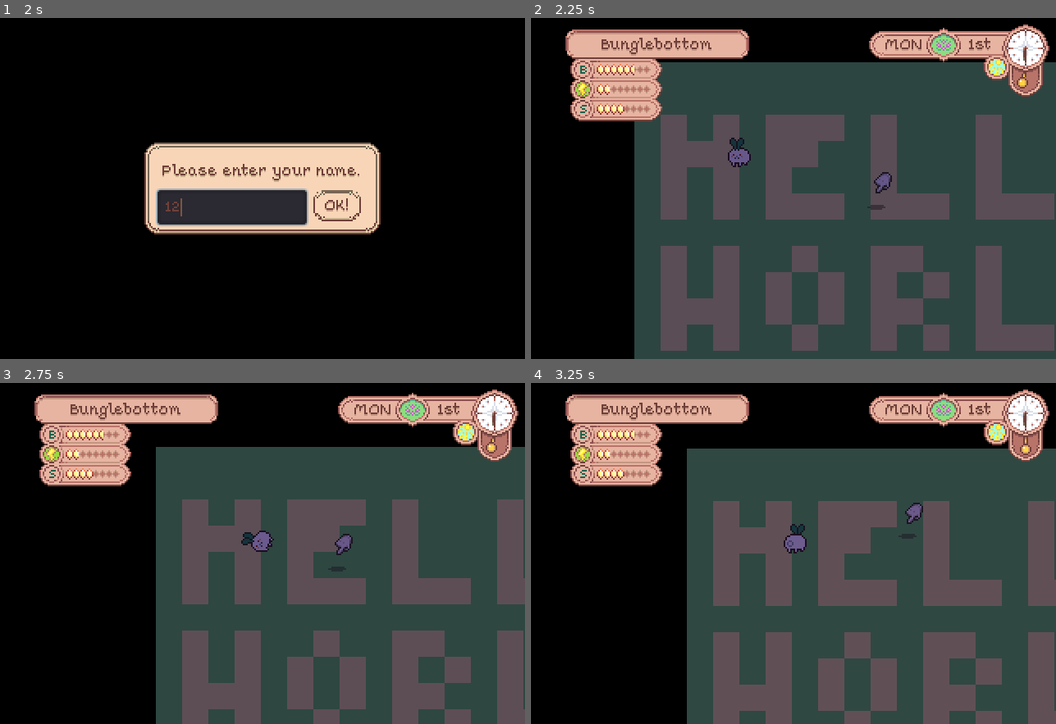
Above: before the commit, frames 1-4 (two rows, left to right).
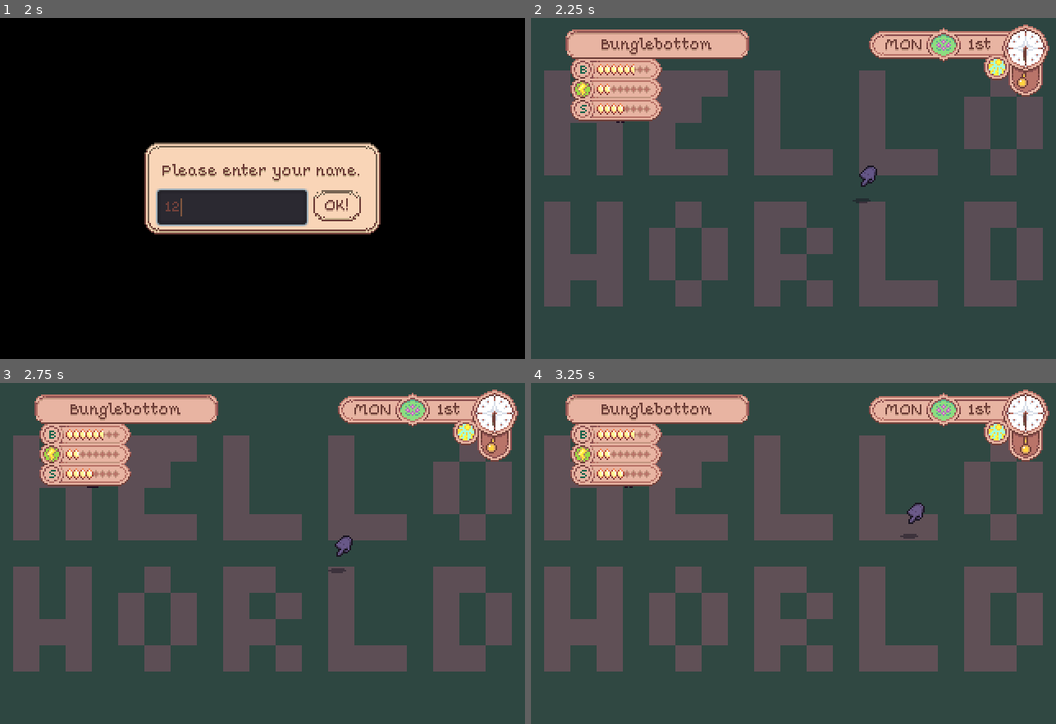
Above: after the commit, the same moments.

Repository: sand-bird/menagerie
Game: Godot game, scene res://system/game.tscn
Same seed, same stepped clock (60 frames per second), same inputs: the game is played once before the commit and once after it.
Inputs (mouse positions are in pixels of both pictures, inside the frame that each line leads up to):
- Up to frame 1 (2 s): click "New Game" at 0.5 s; click (231, 208) at 1.27 s; type "12" at 1.35 s
- Up to frame 2 (2.25 s): click "OK!" at 2 s
- Up to frame 3 (2.75 s): no input
- Up to frame 4 (3.25 s): tap Enter at 2.75 s; move the mouse to (909, 536) at 2.77 s; hold Right (ui_right) from 2.78 s (still down); click (909, 536) at 2.92 s

Frame 1 is identical in both runs. In frame 2, 51% of the frame differs, in the area x 0-100%, y 0-100%; in frame 3, 60%; in frame 4, 60%.
Error in both runs: Invalid get index 'schemas' (on base: 'Dictionary'). (res://system/data.gd:44)

Commit message:
fix cursor sticking for moving entities

Diff:
--- a/game/garden/cursor.gd
+++ b/game/garden/cursor.gd
@@ -15,7 +15,13 @@
 const DEFAULT_HAND_HEIGHT = 16
 const VERTICAL_HAND_OFFSET = 8
 var hand_height = DEFAULT_HAND_HEIGHT
-var curr_body
+
+# holds a pointer to the entity the cursor is currently stuck to, if one exists
+var curr_body = null
+# time in seconds to wait since the mouse was last moved before we warp the
+# mouse cursor on top of the entity it's stuck to (if one exists). we do this
+# to keep the cursor stuck to a moving monster until the player moves it away.
+const MOUSE_FOLLOW_DELAY = 0.1
 
 # for lerping the cursor graphic
 var graphic_dest = Vector2()
@@ -24,19 +30,21 @@
 # var is_enabled = true
 
 # --------------------------------------------------------------------------- #
+
 func _ready():
 	$anim.play("cursor_bob")
 	connect("item_rect_changed", self, "reset_anim")
 	$stick_area.connect("body_entered", self, "stick")
 	$unstick_area.connect("body_exited", self, "unstick")
-	# Input.set_mouse_mode(Input.MOUSE_MODE_HIDDEN)
 	set_process(true)
 
 # --------------------------------------------------------------------------- #
+
 func reset_anim():
 	$anim.seek(0)
 
 # --------------------------------------------------------------------------- #
+
 func _notification(n):
 	if n == NOTIFICATION_UNPAUSED:
 		Input.set_mouse_mode(Input.MOUSE_MODE_HIDDEN)
@@ -44,11 +52,10 @@
 		Input.set_mouse_mode(Input.MOUSE_MODE_VISIBLE)
 
 # --------------------------------------------------------------------------- #
+
 func stick(body):
 	if (curr_body and curr_body != body): unstick(curr_body)
 	curr_body = body
-	# var sprite_size = body.get_node("sprite").texture.get_size()
-	graphic_dest = body.position
 	var shape_node = body.get_node('shape')
 	if shape_node:
 		var sprite_size = shape_node.shape.radius * 2
@@ -56,6 +63,7 @@
 		Dispatcher.emit_signal("entity_highlighted", body)
 
 # --------------------------------------------------------------------------- #
+
 func unstick(body):
 	if body == curr_body:
 		hand_height = DEFAULT_HAND_HEIGHT
@@ -63,12 +71,34 @@
 		Dispatcher.emit_signal("entity_unhighlighted", body)
 
 # --------------------------------------------------------------------------- #
-#warning-ignore:unused_argument
+
+var last_mouse_speed = Vector2()
+var time_since_mouse_moved = 0.0
+
+func measure_mouse_movement(delta):
+	var current_mouse_speed = Input.get_last_mouse_speed()
+	if current_mouse_speed != last_mouse_speed:
+		last_mouse_speed = current_mouse_speed
+		time_since_mouse_moved = 0.0
+	else:
+		time_since_mouse_moved += delta
+
+# --------------------------------------------------------------------------- #
+
 func _process(delta):
-	$stick_area.position = get_global_mouse_position()
+	measure_mouse_movement(delta)
+	# decide whether to follow a highlighted entity. if player has moved the
+	# mouse recently, then stop following so we don't get stuck.
+	if curr_body and time_since_mouse_moved > MOUSE_FOLLOW_DELAY:
+		get_parent().set_mouse_position(curr_body.position)
+		# get_global_mouse_position doesn't update until the player moves the
+		# mouse manually, so we have to set this separately
+		$stick_area.position = curr_body.position
+	else:
+		$stick_area.position = get_local_mouse_position()
 
 	$unstick_area.position = $stick_area.position
-	graphic_dest = $stick_area.position
+	graphic_dest = curr_body.position if curr_body else $stick_area.position
 
 	var new_graphic_pos = Utils.vlerp(
 			$graphic.rect_position, graphic_dest, lerp_val).round()
--- a/game/garden/cursor.tscn
+++ b/game/garden/cursor.tscn
@@ -44,17 +44,20 @@
 
 [node name="cursor" type="Control"]
 script = ExtResource( 1 )
+__meta__ = {
+"_edit_use_anchors_": false
+}
 
-[node name="graphic" type="Container" parent="."]
+[node name="graphic" type="Control" parent="."]
 
-[node name="hand_anchor" type="Container" parent="graphic"]
+[node name="hand_anchor" type="Control" parent="graphic"]
 
 [node name="Sprite" type="Sprite" parent="graphic/hand_anchor"]
 z_index = 999
 z_as_relative = false
 texture = ExtResource( 2 )
 
-[node name="shadow_anchor" type="Container" parent="graphic"]
+[node name="shadow_anchor" type="Control" parent="graphic"]
 
 [node name="shadow" type="Sprite" parent="graphic/shadow_anchor"]
 texture = ExtResource( 3 )
--- a/game/garden/garden.gd
+++ b/game/garden/garden.gd
@@ -17,6 +17,7 @@
 	Dispatcher.connect("entity_highlighted", self, "highlight")
 	Dispatcher.connect("entity_unhighlighted", self, "unhighlight")
 
+# added to test pathing, camera sticking, etc. todo: remove someday
 var test_mon
 
 func init(data):
@@ -24,15 +25,31 @@
 	deserialize(data)
 	Time.start()
 	if !monsters.empty(): test_mon = monsters[monsters.keys().front()]
-	$camera.stick_target = test_mon
+	# camera.stick_target = test_mon
 
 func _input(e):
 	if e is InputEventMouseButton and e.is_pressed() and test_mon:
 		$nav.calc_path(test_mon.get_position(), get_global_mouse_position())
 		test_mon.current_action = Action.Walk.new(test_mon, get_global_mouse_position())
 
+# --------------------------------------------------------------------------- #
+
 func calc_path(start, end):
 	return $nav.calc_path(start, end)
+
+# --------------------------------------------------------------------------- #
+
+# takes a position relative to the garden and moves the mouse there.
+# warp_mouse expects a position relative to the screen, so we convert between
+# the two with get_camera_position, which returns the difference.
+func set_mouse_position(mouse_pos):
+	var new_mouse_pos = mouse_pos - $camera.get_camera_position()
+	warp_mouse(new_mouse_pos)
+
+# it seems that get_global_mouse_position and get_local_mouse_position both
+# return the mouse's position relative to the garden ¯\_(ツ)_/¯
+func get_screen_relative_mouse_pos():
+	return get_global_mouse_position() - $camera.get_camera_position()
 
 # --------------------------------------------------------------------------- #
 
--- a/game/garden/garden.tscn
+++ b/game/garden/garden.tscn
@@ -20,6 +20,10 @@
 0/tile_mode = 0
 0/occluder_offset = Vector2( 0, 0 )
 0/navigation_offset = Vector2( 0, 0 )
+0/shape_offset = Vector2( 0, 0 )
+0/shape_transform = Transform2D( 1, 0, 0, 1, 0, 0 )
+0/shape_one_way = false
+0/shape_one_way_margin = 0.0
 0/shapes = [  ]
 0/z_index = 0
 1/name = ""
@@ -30,6 +34,10 @@
 1/tile_mode = 0
 1/occluder_offset = Vector2( 0, 0 )
 1/navigation_offset = Vector2( 0, 0 )
+1/shape_offset = Vector2( 0, 0 )
+1/shape_transform = Transform2D( 1, 0, 0, 1, 0, 0 )
+1/shape_one_way = false
+1/shape_one_way_margin = 0.0
 1/shapes = [  ]
 1/z_index = 0
 2/name = "terrains.png 2"
@@ -40,6 +48,10 @@
 2/tile_mode = 0
 2/occluder_offset = Vector2( 0, 0 )
 2/navigation_offset = Vector2( 0, 0 )
+2/shape_offset = Vector2( 0, 0 )
+2/shape_transform = Transform2D( 1, 0, 0, 1, 0, 0 )
+2/shape_one_way = false
+2/shape_one_way_margin = 0.0
 2/shapes = [  ]
 2/z_index = 0
 
